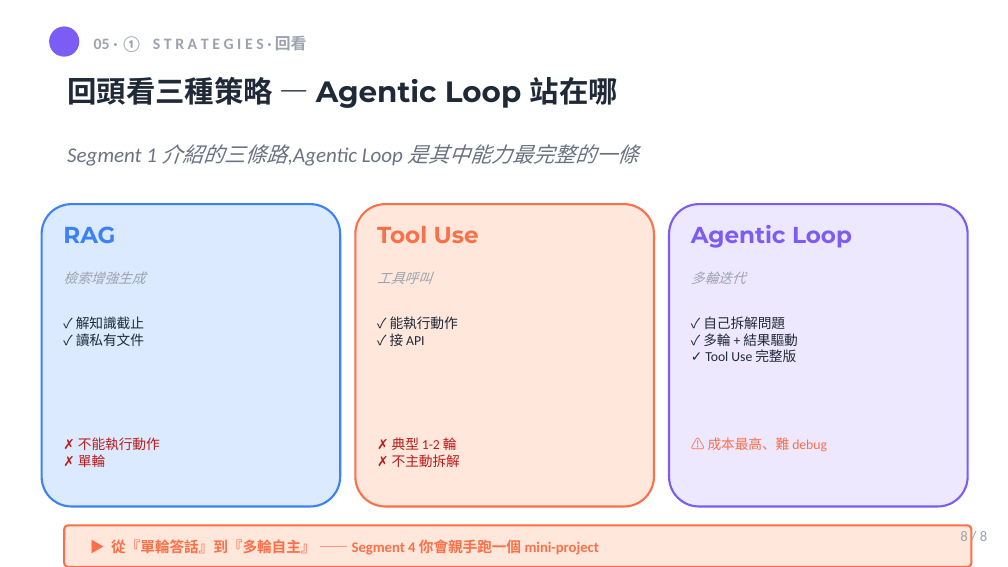
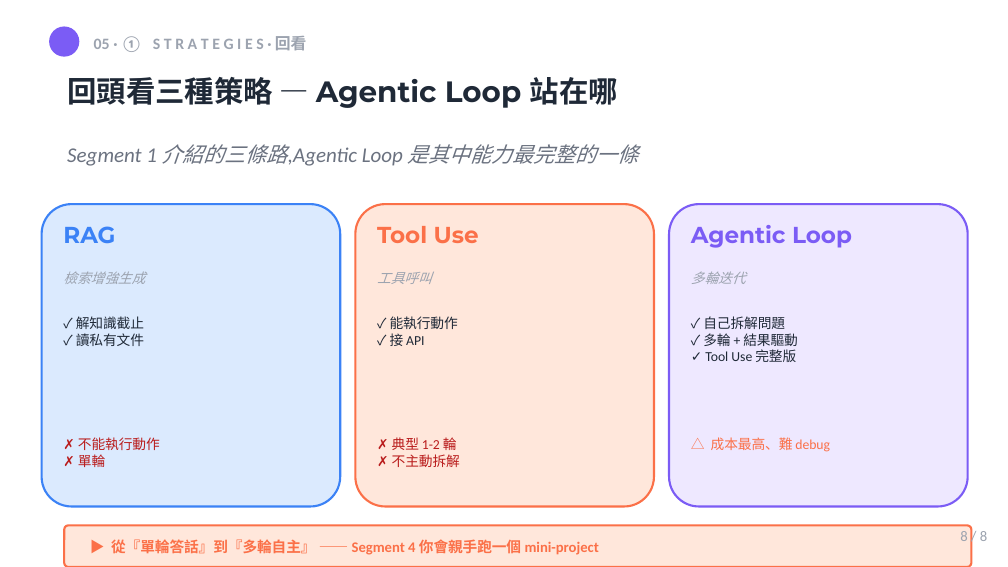
Before and after one commit to mjib007/nchu-mcp-workshop-2026, a slide deck: slide 8 of 03-agentic-tool-loop.pptx. Drawn at 1008x567 pixels with LibreOffice and Linux fonts; fonts in the diff are those of the drawing. Boxes give left, top, right and bottom in pixels: in the first picture for what was removed or moved away, otherwise in the second. Text is boxed around its words. In the diff, an @@ line names an element or a change of style, - is before the commit and + after.

```diff
--- a/03-agentic-tool-loop.pptx
+++ b/03-agentic-tool-loop.pptx
@@ text at (x1=711, y1=437, x2=830, y2=452): text changed @@
-⚠ 成本最高、難 debug
+△ 成本最高、難 debug
```
Also in this commit, not shown: 8 other files.
